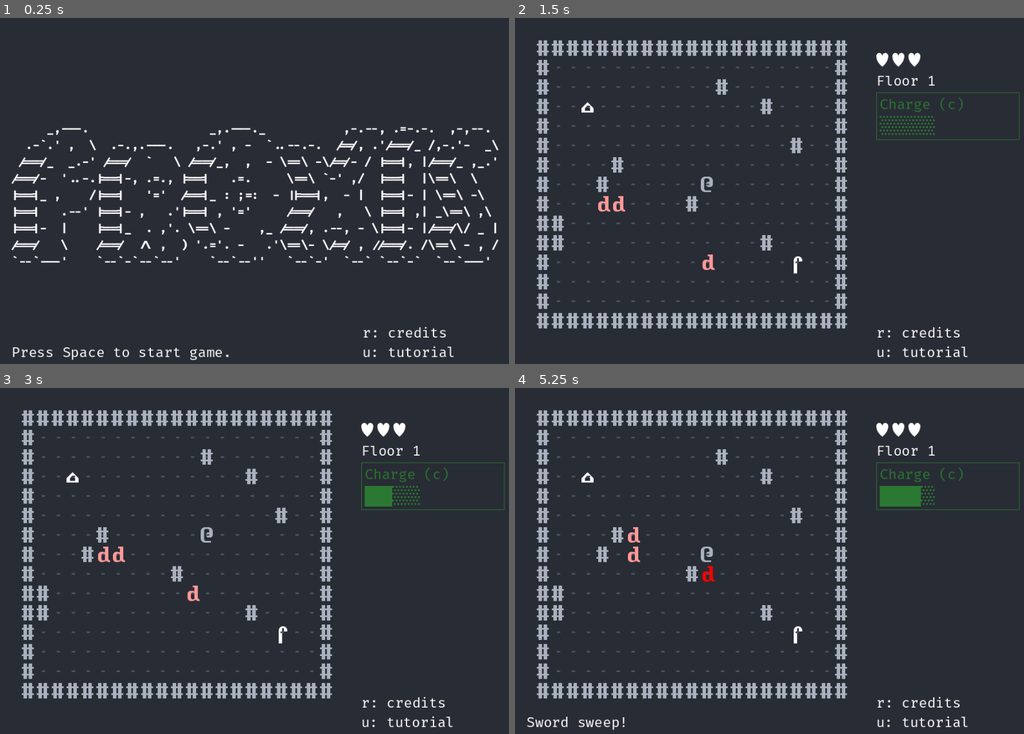
Above: before the commit, frames 1-4 (two rows, left to right).
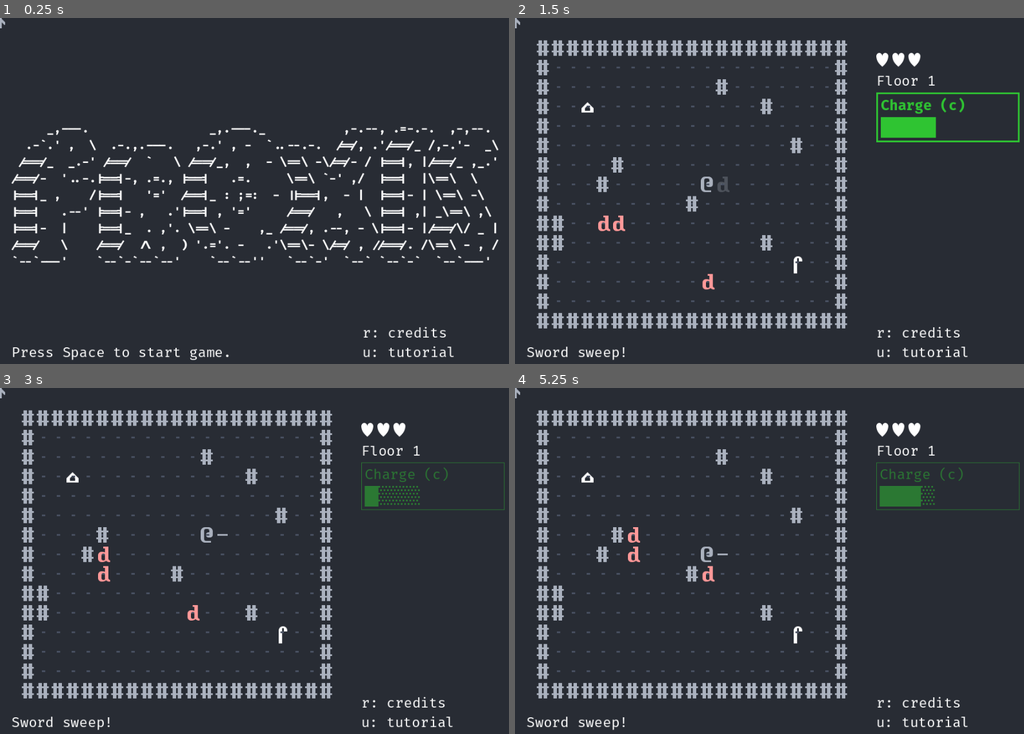
Above: after the commit, the same moments.

Repository: dave470003/froxis
Game: Godot game, scene res://scene/main/MainScene.tscn
The game is run twice, just before and just after one commit, with the same random seed, the same clock (stepped at 60 frames per second) and the same inputs.
Inputs:
- Up to frame 1 (0.25 s): no input
- Up to frame 2 (1.5 s): tap Space (init_game) at 0.5, 0.6 s; hold Right (move_right) 0.53-1.28 s; hold Down (move_down) from 1.28 s (still down); tap C at 1.35 s
- Up to frame 3 (3 s): tap Space (init_game) at 2 s; release Down (move_down) at 2.03 s; hold Right (move_right) 2.03-2.78 s; tap I at 2.1 s; tap Enter at 2.75 s; hold Up (move_up) from 2.78 s (still down); tap N at 2.85 s
- Up to frame 4 (5.25 s): tap Space (init_game) at 3.5, 5 s; release Up (move_up) at 3.53 s; hold Left (move_left) 3.53-5.03 s; tap P at 3.6 s; tap Enter at 4.25 s; tap T at 4.35 s; hold Down (move_down) from 5.03 s (still down); tap L at 5.1 s

The runs differ from the first frame. In frame 1, less than 0.1% of the frame differs, in the area x 0-2%, y 0-3%; in frame 2, 2.2%, in the area x 0-100%, y 0-99%; in frame 3, 0.7%; in frame 4, 0.1%.

Commit message:
Animate sword swings, after a fashion

Diff:
--- a/scene/main/InitLevel.gd
+++ b/scene/main/InitLevel.gd
@@ -34,6 +34,12 @@
 
 func _create_sprite(prefab: PackedScene, groups: Array, x: int, y: int,
 		x_offset: int = 0, y_offset: int = 0) -> void:
+	var sprite = _create_silent_sprite(prefab, groups, x, y, x_offset, y_offset)
+
+	sprite_created.emit(sprite)
+
+func _create_silent_sprite(prefab: PackedScene, groups: Array, x: int, y: int,
+		x_offset: int = 0, y_offset: int = 0) -> Sprite2D:
 	var sprite = prefab.instantiate()
 	sprite.position = _new_ConvertCoord.index_to_vector(x, y)
 	for i in range(0, groups.size()):
@@ -41,7 +47,7 @@
 
 	add_child(sprite)
 
-	sprite_created.emit(sprite)
+	return sprite
 
 func _create_player():
 	_create_sprite(Player, [_new_GroupName.PC], _new_DungeonSize.PLAYER_SPAWN_X, _new_DungeonSize.PLAYER_SPAWN_Y)
--- a/scene/main/MainScene.tscn
+++ b/scene/main/MainScene.tscn
@@ -11,7 +11,11 @@
 [ext_resource type="Script" path="res://scene/main/ReloadGame.gd" id="6_ceh1i"]
 [ext_resource type="Script" path="res://scene/main/DungeonBoard.gd" id="7_8pe1w"]
 [ext_resource type="Script" path="res://scene/main/RemoveObject.gd" id="9_trlfh"]
+[ext_resource type="PackedScene" uid="uid://dwd5wytptd1tw" path="res://sprite/Pipe.tscn" id="13_pmbnm"]
+[ext_resource type="PackedScene" uid="uid://1m87ee18qunw" path="res://sprite/Slash.tscn" id="14_gugyd"]
+[ext_resource type="PackedScene" uid="uid://c7r75shfef5yo" path="res://sprite/Backslash.tscn" id="15_eyers"]
 [ext_resource type="Script" path="res://scene/main/Shop.gd" id="15_v00bv"]
+[ext_resource type="PackedScene" uid="uid://bpr8cbmv7cuw8" path="res://sprite/Dash.tscn" id="16_7d4ui"]
 
 [node name="MainScene" type="Node2D"]
 script = ExtResource("1_x6a0h")
@@ -49,3 +53,11 @@
 
 [node name="Shop" type="Node2D" parent="."]
 script = ExtResource("15_v00bv")
+
+[node name="Pipe" parent="." instance=ExtResource("13_pmbnm")]
+
+[node name="Slash" parent="." instance=ExtResource("14_gugyd")]
+
+[node name="Backslash" parent="." instance=ExtResource("15_eyers")]
+
+[node name="Dash" parent="." instance=ExtResource("16_7d4ui")]
--- a/scene/main/PCMove.gd
+++ b/scene/main/PCMove.gd
@@ -8,6 +8,10 @@
 const PC_ATTACK: String = "PCAttack"
 
 @onready var trap := preload("res://sprite/Trap.tscn") as PackedScene
+@onready var Slash := preload("res://sprite/Slash.tscn") as PackedScene
+@onready var Backslash := preload("res://sprite/Backslash.tscn") as PackedScene
+@onready var Dash := preload("res://sprite/Dash.tscn") as PackedScene
+@onready var Pipe := preload("res://sprite/Pipe.tscn") as PackedScene
 
 var _new_InputName := preload("res://library/InputName.gd").new()
 var _new_ConvertCoord := preload("res://library/ConvertCoord.gd").new()
@@ -216,6 +220,7 @@
 		damage = 2
 		# after moving PC tries to attack dwarves in range in circular arc
 	display_message.emit("Sword sweep!")
+	await _animate_sweep(x, y, slash_radius)
 	for a in range(x - slash_radius, x + slash_radius + 1):
 		for b in range(y - slash_radius, y + slash_radius + 1):
 			if _ref_DungeonBoard.has_sprite(_new_GroupName.ENEMY, a, b):
@@ -298,3 +303,80 @@
 
 func _on_PCAttack_pc_attacked(msg):
 	_did_kill = true
+
+func _animate_sweep(x, y, range):
+	var cells_to_animate = {
+		"N": [],
+		"NW": [],
+		"W": [],
+		"SW": [],
+		"S": [],
+		"SE": [],
+		"E": [],
+		"NE": [],
+	}
+
+	_animate_pc_spin()
+
+	for a in range(x - range, x + range + 1):
+		for b in range(y - range, y + range + 1):
+			var abs = abs(x - a) + abs(y - b)
+			if abs > range:
+				continue
+			if a > x:
+				if b > y:
+					cells_to_animate["SE"].append([a, b])
+				elif b < y:
+					cells_to_animate["NE"].append([a, b])
+				else:
+					cells_to_animate["E"].append([a, b])
+			elif a < x:
+				if b > y:
+					cells_to_animate["SW"].append([a, b])
+				elif b < y:
+					cells_to_animate["NW"].append([a, b])
+				else:
+					cells_to_animate["W"].append([a, b])
+			else:
+				if b > y:
+					cells_to_animate["S"].append([a, b])
+				elif b < y:
+					cells_to_animate["N"].append([a, b])
+
+
+	for i in range(0, cells_to_animate.keys().size()):
+		var key = cells_to_animate.keys()[i]
+		var cells = cells_to_animate[key]
+		var prefab: PackedScene
+		var sprites_to_remove = []
+
+		match key:
+			"N":
+				prefab = Pipe
+			"S":
+				prefab = Pipe
+			"NW":
+				prefab = Backslash
+			"SE":
+				prefab = Backslash
+			"NE":
+				prefab = Slash
+			"SW":
+				prefab = Slash
+			"W":
+				prefab = Dash
+			"E":
+				prefab = Dash
+
+		for j in range(0, cells.size()):
+			var cell = cells[j]
+			sprites_to_remove.append(_ref_InitLevel._create_silent_sprite(prefab, [], cell[0], cell[1]))
+
+		await get_tree().create_timer(0.02).timeout
+
+		for j in range(0, sprites_to_remove.size()):
+			sprites_to_remove[j].queue_free()
+
+func _animate_pc_spin():
+	var tween = _pc.create_tween()
+	tween.tween_property(_pc, "rotation", TAU, 0.16).as_relative()
--- /dev/null
+++ b/sprite/Backslash.tscn
@@ -0,0 +1,11 @@
+[gd_scene load_steps=3 format=3 uid="uid://c7r75shfef5yo"]
+
+[ext_resource type="Texture2D" uid="uid://ctffxeo6roouo" path="res://resources/curses_vector_24x36.png" id="1_k5c22"]
+
+[sub_resource type="AtlasTexture" id="AtlasTexture_opgmv"]
+atlas = ExtResource("1_k5c22")
+region = Rect2(288, 180, 24, 36)
+
+[node name="Backslash" type="Sprite2D"]
+modulate = Color(0.670588, 0.698039, 0.74902, 1)
+texture = SubResource("AtlasTexture_opgmv")
--- /dev/null
+++ b/sprite/Dash.tscn
@@ -0,0 +1,11 @@
+[gd_scene load_steps=3 format=3 uid="uid://bpr8cbmv7cuw8"]
+
+[ext_resource type="Texture2D" uid="uid://ctffxeo6roouo" path="res://resources/curses_vector_24x36.png" id="1_anav1"]
+
+[sub_resource type="AtlasTexture" id="AtlasTexture_itdeg"]
+atlas = ExtResource("1_anav1")
+region = Rect2(312, 72, 24, 36)
+
+[node name="Dash" type="Sprite2D"]
+modulate = Color(0.670588, 0.698039, 0.74902, 1)
+texture = SubResource("AtlasTexture_itdeg")
--- /dev/null
+++ b/sprite/Pipe.tscn
@@ -0,0 +1,11 @@
+[gd_scene load_steps=3 format=3 uid="uid://dwd5wytptd1tw"]
+
+[ext_resource type="Texture2D" uid="uid://ctffxeo6roouo" path="res://resources/curses_vector_24x36.png" id="1_c7jus"]
+
+[sub_resource type="AtlasTexture" id="AtlasTexture_scd2u"]
+atlas = ExtResource("1_c7jus")
+region = Rect2(72, 396, 24, 36)
+
+[node name="Pipe" type="Sprite2D"]
+modulate = Color(0.670588, 0.698039, 0.74902, 1)
+texture = SubResource("AtlasTexture_scd2u")
--- /dev/null
+++ b/sprite/Slash.tscn
@@ -0,0 +1,11 @@
+[gd_scene load_steps=3 format=3 uid="uid://1m87ee18qunw"]
+
+[ext_resource type="Texture2D" uid="uid://ctffxeo6roouo" path="res://resources/curses_vector_24x36.png" id="1_0w15l"]
+
+[sub_resource type="AtlasTexture" id="AtlasTexture_jkvex"]
+atlas = ExtResource("1_0w15l")
+region = Rect2(360, 72, 24, 36)
+
+[node name="Slash" type="Sprite2D"]
+modulate = Color(0.670588, 0.698039, 0.74902, 1)
+texture = SubResource("AtlasTexture_jkvex")
Not shown: 1 places in scene/main/MainScene.tscn that only renumber resources
